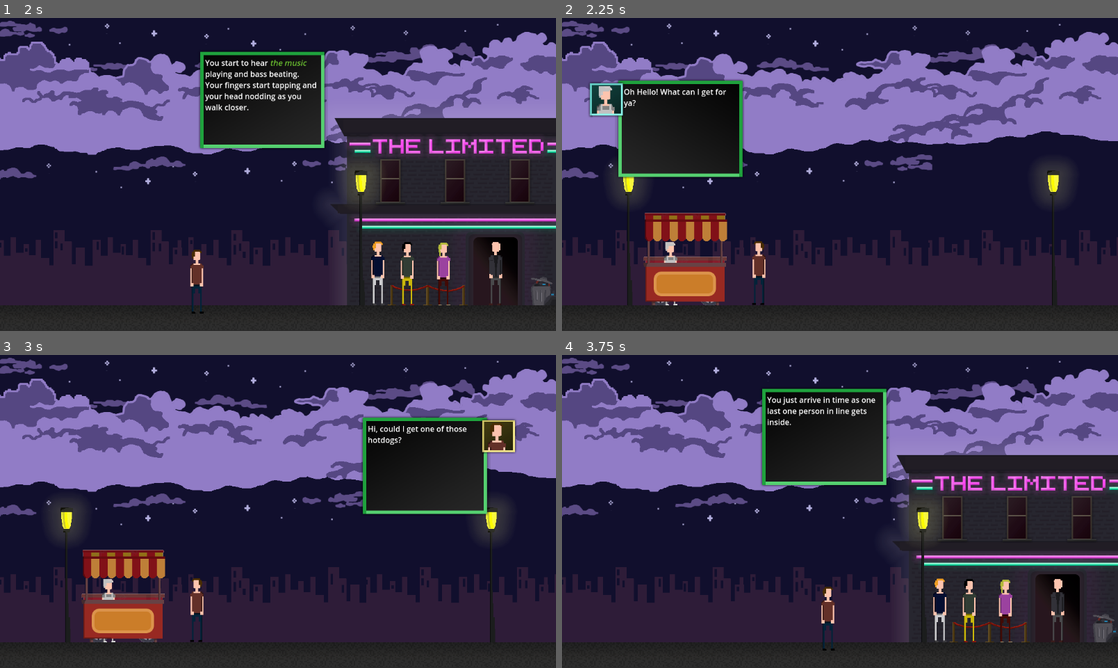
Above: before the commit, frames 1-4 (two rows, left to right).
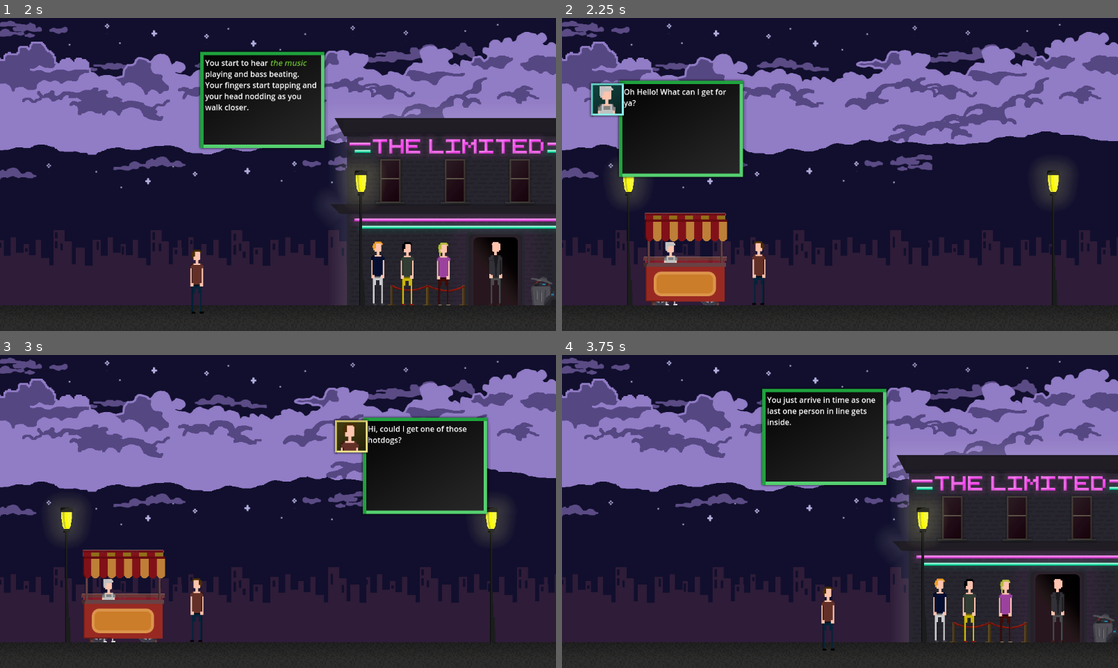
Above: after the commit, the same moments.

Repository: LudumSJB/The-Limited
Game: Godot game, scene res://scenes/MainMenu.tscn
Two runs of this game, one before a commit and one after it. Both use one fixed random seed, a clock stepped at 60 frames per second and the inputs below.
Inputs:
- Up to frame 1 (2 s): click "Play" at 0.5 s; tap Enter (ui_accept) at 1.25, 1.52 s; hold D (right) from 1.28 s (still down); tap Space (action_button) at 1.35 s
- Up to frame 2 (2.25 s): keep holding D (right); tap Enter (ui_accept) at 2 s; tap N (next_level) at 2.1 s
- Up to frame 3 (3 s): tap Enter (ui_accept) at 2.27, 2.75 s; release D (right) at 2.78 s; hold A (left) from 2.78 s (still down); tap Space (action_button) at 2.85 s
- Up to frame 4 (3.75 s): tap Enter (ui_accept) at 3.5 s; release A (left) at 3.53 s; hold D (right) from 3.53 s (still down); tap N (next_level) at 3.6 s

Frame 1 is identical in both runs. In frame 2, 0.6% of the frame differs, in the area x 4-33%, y 20-51%; in frame 3, 1.4%, in the area x 60-93%, y 20-32%; in frame 4, nothing differs.

Commit message:
dialogs system simplify

Diff:
--- a/dialogs/act1.json
+++ b/dialogs/act1.json
@@ -12,7 +12,6 @@
 	},
 	{
 		"dialog_position": 1,
-		"position": 0,
 		"text": "Good evening sir. \nWe are full. There's no more space. Nada. \nWe only have [color=#ac3232][u]limited space[/u][/color] available.",
 		"face": 1,
 		"sound": 0,
@@ -20,12 +19,10 @@
 	},
 	{
 		"dialog_position": 0,
-		"position": 1,
 		"text": "There must be a way to get inside. No matter what it takes. \nYou know [color=#d77bba][i]tonights the night![/i][/color]",
 	},
 	{
 		"dialog_position": 2,
-		"position": 1,
 		"text": "I've come a long way to here. \n\nIs there any way I could get inside?",
 		"face": 0,
 		"sound": 1,
@@ -33,7 +30,6 @@
 	},
 	{
 		"dialog_position": 1,
-		"position": 0,
 		"text": "Now that I think of it. \nI've been getting [i]really hungry[/i] and my shift is not gonna end very soon. \nCould you get me a [color=#8f563b]hotdog[/color] from that vendor over there?",
 		"face": 1,
 		"sound": 0,
@@ -41,7 +37,6 @@
 	},
 	{
 		"dialog_position": 0,
-		"position": 1,
 		"text": "You look to your right where the doorman is pointing. \nThere's a small wagon with huge yellow sign that says [color=#fbf236]'Hotdog to fill ya'[/color].",
 		"action": 2
 	}
--- a/dialogs/act2.json
+++ b/dialogs/act2.json
@@ -1,7 +1,6 @@
 [
 	{
 		"dialog_position": 2,
-		"position": 1,
 		"text": "Oh Hello! What can I get for ya?",
 		"face": 1,
 		"sound": 1,
@@ -9,7 +8,6 @@
 	},
 	{
 		"dialog_position": 1,
-		"position": 0,
 		"text": "Hi, could I get one of those hotdogs?",
 		"face": 0,
 		"sound": 0,
@@ -17,7 +15,6 @@
 	},
 	{
 		"dialog_position": 2,
-		"position": 1,
 		"text": "Of course! That would be 5,50€.",
 		"face": 1,
 		"sound": 1,
@@ -30,7 +27,6 @@
 	},
 	{
 		"dialog_position": 1,
-		"position": 0,
 		"text": "Found em! Here you go.",
 		"face": 0,
 		"sound": 0,
@@ -42,7 +38,6 @@
 	},
 	{
 		"dialog_position": 2,
-		"position": 1,
 		"text": "Here ya go! One tasty hotdog!",
 		"face": 1,
 		"sound": 1,
--- a/dialogs/act3.json
+++ b/dialogs/act3.json
@@ -6,7 +6,6 @@
 	},
 	{
 		"dialog_position": 1,
-		"position": 0,
 		"text": "Oh there you are. \nWhat took you so long? Hotdogs are not hard to come by aren't they?",
 		"face": 1,
 		"sound": 0,
@@ -14,7 +13,6 @@
 	},
 	{
 		"dialog_position": 1,
-		"position": 0,
 		"text": "One last thing. I need to see your papers before I can let you through.",
 		"face": 1,
 		"sound": 0,
@@ -22,13 +20,11 @@
 	},
 	{
 		"dialog_position": 0,
-		"position": 1,
 		"text": "Oh where did I put them...",
 		"action": 3
 	},
 	{
 		"dialog_position": 1,
-		"position": 0,
 		"text": "Ok, you're good to go. Watch out, it might be little crowded there.",
 		"face": 1,
 		"action": 2
Not shown: 1 places in scenes/dialog_system.tscn that only renumber resources
